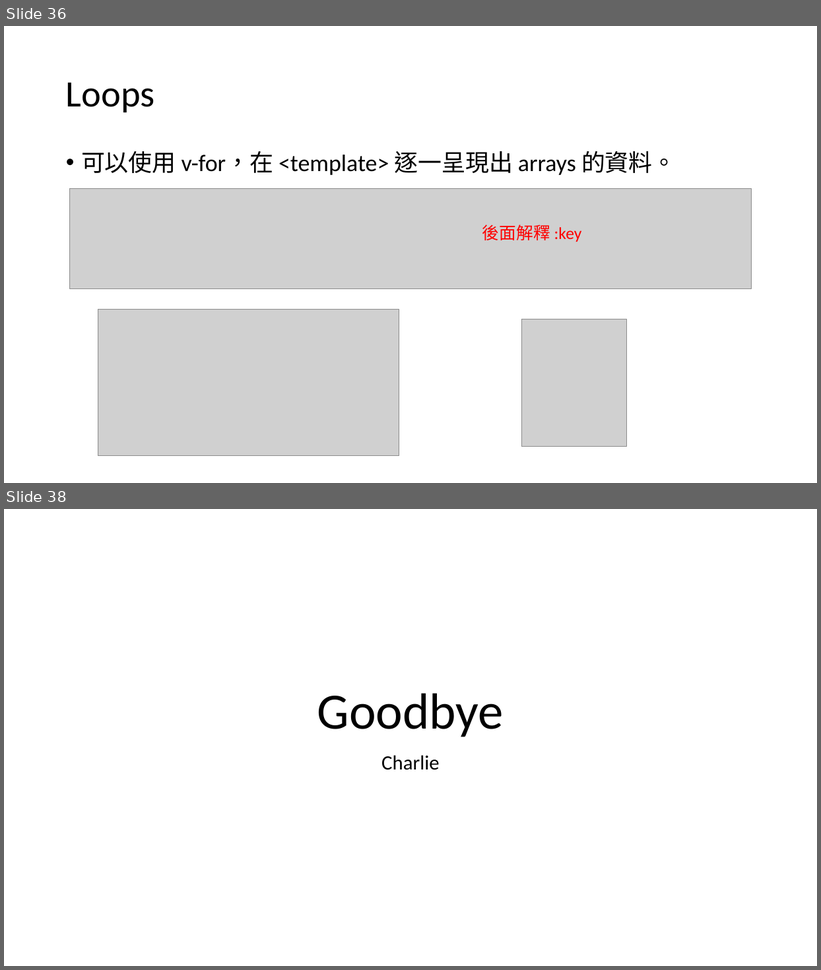
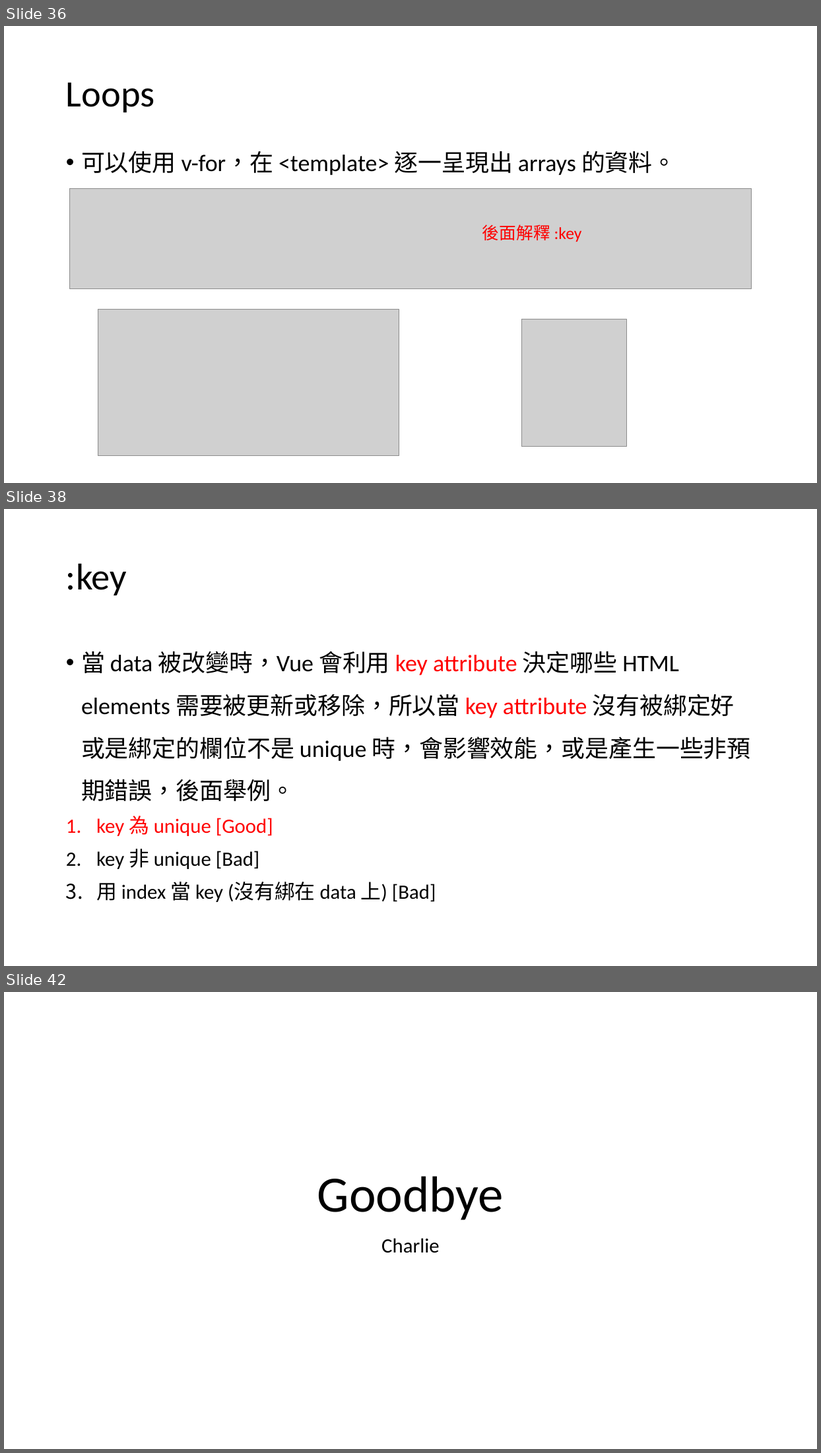
Before and after one commit to michael-ouyang-projects/vue3-practice, a slide deck: VUE3.pptx. Shown one above the other, each under a label of ours: slides 36 and 38 before the commit, slides 36, 38 and 42 after it; the slides between them are not shown. The pictures are 821x970 and 821x1453 pixels, drawn with LibreOffice and Linux fonts; fonts in the diff are those of the drawing; grey boxes stand for pictures. Boxes give left, top, right and bottom in pixels: in the first picture for what was removed or moved away, otherwise in the second. Text is boxed around its words. In the diff, an @@ line names an element or a change of style, - is before the commit and + after.

```diff
--- a/VUE3.pptx
+++ b/VUE3.pptx
@@ slide 38 added at [4,509,817,966], background #FFFFFF @@
@@ title added at [66,563,127,595], 44 pt, text #000000 @@
+:key
@@ text added at [81,651,751,902], 28 pt, text #000000 @@
+• 當 data 被改變時，Vue 會利用 key attribute 決定哪些 HTML elements 需要被更新或移除，所以當 key attribute 沒有被綁定好或是綁定的欄位不是 unique 時，會影響效能，或是產生一些非預期錯誤，後面舉例。
+1. key 為 unique [Good]
+2. key 非 unique [Bad]
+3. 用 index 當 key (沒有綁在 data 上) [Bad]
@@ what was slide 38 is now slide 42 @@
```
Also in this commit, not shown: 4 slides changed, 4 other slides added, 1 slide removed.
